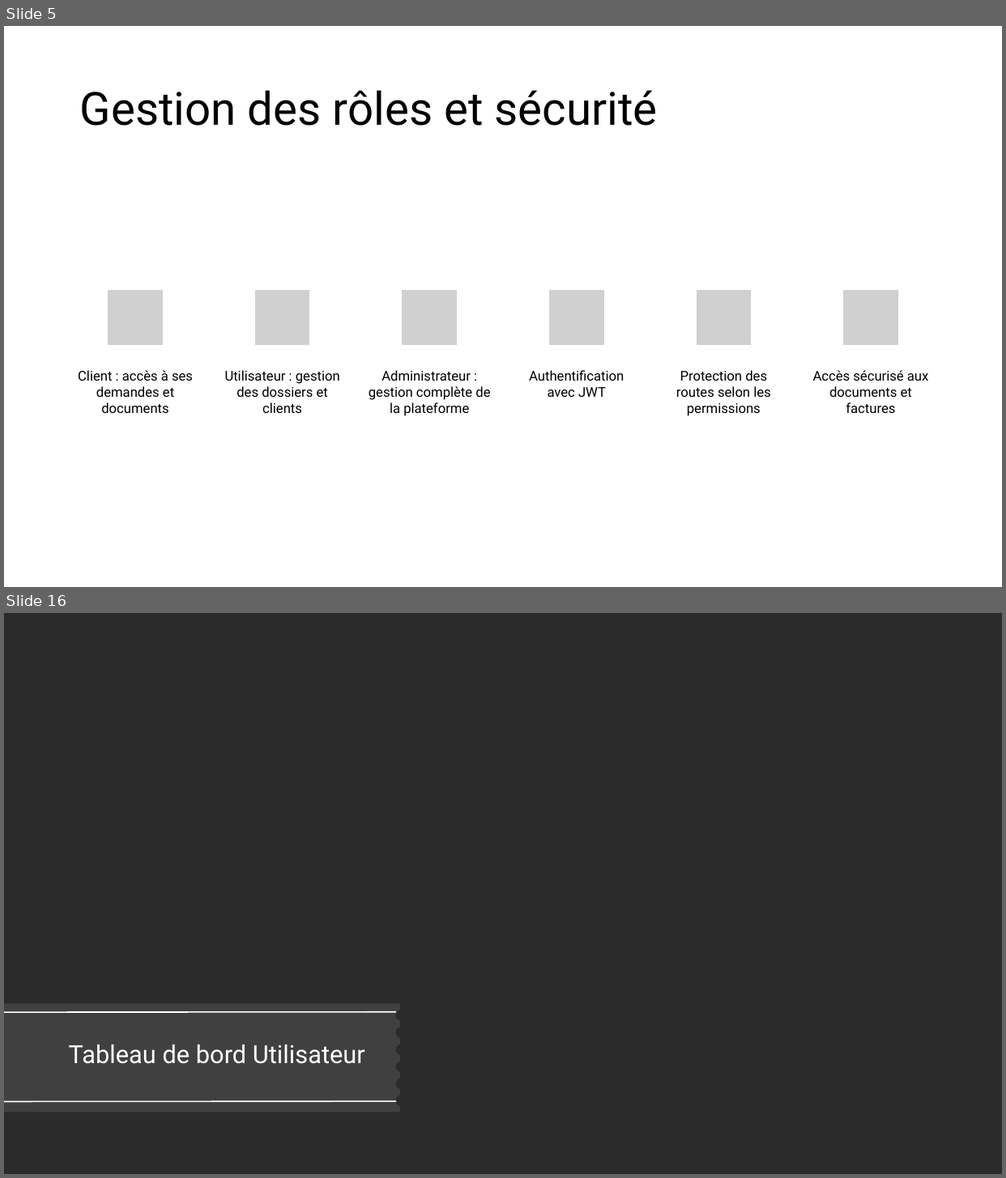
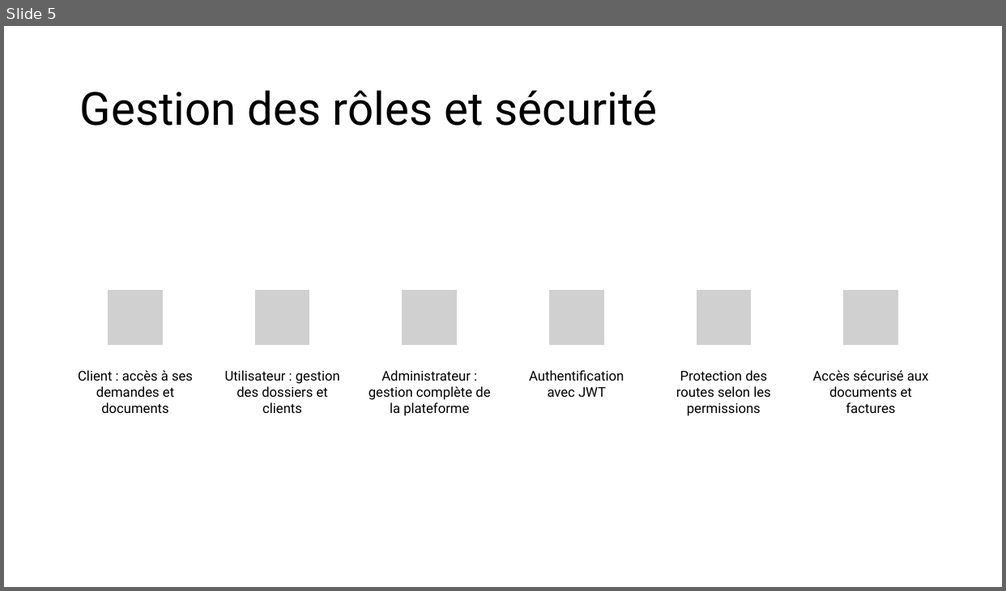
Before and after one commit to xpelletier07/Projet_Site_Immigration, a slide deck: Mandats/Mandat_3/Présentation.pptx. Shown one above the other, each under a label of ours: slides 5 and 16 before the commit, slide 5 after it; the slides between them are not shown. The pictures are 1006x1178 and 1006x591 pixels, drawn with LibreOffice and Linux fonts; fonts in the diff are those of the drawing; grey boxes stand for pictures; background and template pictures are left out; a plain dark background stands for a picture behind light text. Boxes give left, top, right and bottom in pixels: in the first picture for what was removed or moved away, otherwise in the second. Text is boxed around its words. In the diff, an @@ line names an element or a change of style, - is before the commit and + after.

```diff
--- a/Mandats/Mandat_3/Présentation.pptx
+++ b/Mandats/Mandat_3/Présentation.pptx
@@ slide 16 removed at box(4, 613, 1002, 1174), background picture (left out) @@
@@ freeform shape removed at box(4, 1003, 400, 1112) @@
@@ line removed from (4, 1013) to (396, 1012) @@
@@ title removed at box(69, 1045, 365, 1064) @@
-Tableau de bord Utilisateur
@@ line removed from (4, 1102) to (396, 1102) @@
```
Also in this commit, not shown: 15 slides changed, 16 other slides removed.
